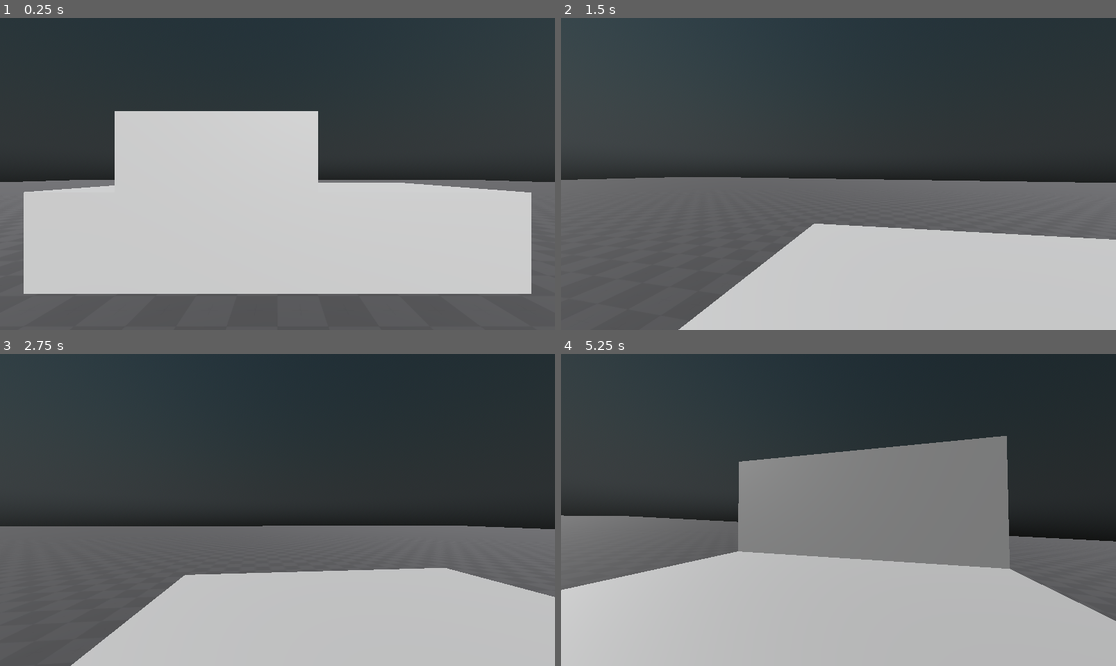
Above: before the commit, frames 1-4 (two rows, left to right).
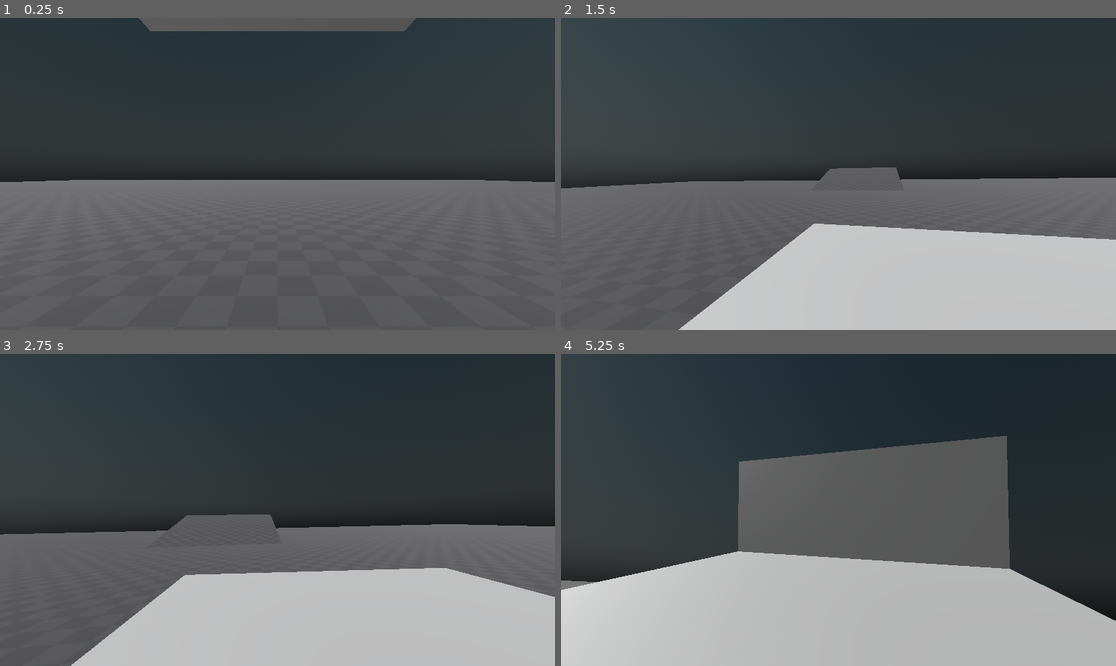
Above: after the commit, the same moments.

Repository: FroggLeo/driving-game
Game: Godot game, scene res://world.tscn
Two runs of this game, one before a commit and one after it. Both use one fixed random seed, a clock stepped at 60 frames per second and the inputs below.
Inputs (mouse positions are in pixels of both pictures, inside the frame that each line leads up to):
- Up to frame 1 (0.25 s): no input
- Up to frame 2 (1.5 s): tap Enter at 0.5 s; move the mouse to (866, 174) at 0.52 s; hold Shift (crouch) 0.53-1.28 s; hold W (move_forward) from 0.53 s (still down); move the mouse to (810, 174) at 1.27 s; tap E (interact) at 1.35 s
- Up to frame 3 (2.75 s): keep holding W (move_forward); move the mouse to (288, 503) at 2.02 s; hold Right mouse button (move_camera) from 2.03 s (still down)
- Up to frame 4 (5.25 s): move the mouse to (832, 516) at 2.77 s; release Right mouse button (move_camera) at 2.78 s; tap one key every 0.75 s from 2.85 s: Ctrl (sprint) Mouse wheel up (zoom_in) Mouse wheel down (zoom_out) Alt; move the mouse to (877, 513) at 3.52 s; move the mouse to (794, 506) at 4.27 s; move the mouse to (866, 510) at 5.02 s; release W (move_forward) at 5.03 s; hold Space (brake) from 5.03 s (still down)

The runs differ from the first frame. In frame 1, 42% of the frame differs, in the area x 4-96%, y 0-89%; in frame 2, 1.5%; in frame 3, 1.4%; in frame 4, 27%.

Commit message:
fix suspensions wobbling

Diff:
--- a/godot_project/car/car.gd
+++ b/godot_project/car/car.gd
@@ -41,12 +41,12 @@
 
 ## radius of the wheel in meters
 @export var wheel_radius: float = 0.33
-@export var suspension_rest: float = 0.35
-## spring constant, in newtons/meter
-@export var suspension_k: float = 100000.0
+@export var suspension_rest: float = 0.75
+## spring constant per wheel, in newtons/meter
+@export var suspension_k: float = 30000.0
 ## damping of the suspension, shock absorbers
 ## in newton-seconds / meter
-@export var suspension_b: float = 5000.0
+@export var suspension_b: float = 3000.0
 ## maximum steer angle of the car
 @export var steer_angle_max_deg: float = 30.0
 
@@ -76,6 +76,12 @@
 func _ready():
 	self.mass = car_mass
 	riders.resize(seat_mkrs.size())
+	var raycast_length := -(wheel_radius + suspension_rest + 0.1)
+	print("raycast length: ", raycast_length)
+	w_fl.target_position = Vector3(0, -(wheel_radius + suspension_rest + 0.1), 0)
+	w_fr.target_position = Vector3(0, -(wheel_radius + suspension_rest + 0.1), 0)
+	w_rl.target_position = Vector3(0, -(wheel_radius + suspension_rest + 0.1), 0)
+	w_rr.target_position = Vector3(0, -(wheel_radius + suspension_rest + 0.1), 0)
 	enter_area.body_entered.connect(_body_entered)
 	enter_area.body_exited.connect(_body_exited)
 
@@ -111,9 +117,12 @@
 	w_rr.force_raycast_update()
 
 	# TEMP: prove contact
-	if Engine.get_physics_frames() % 10 == 0:
-		print("FL:", w_fl.is_colliding(), " FR:", w_fr.is_colliding(),
-			  " RL:", w_rl.is_colliding(), " RR:", w_rr.is_colliding())
+	#if Engine.get_physics_frames() % 10 == 0:
+	#	print("FL:", w_fl.is_colliding(), " FR:", w_fr.is_colliding(),
+	#		  " RL:", w_rl.is_colliding(), " RR:", w_rr.is_colliding())
+	if w_fl.is_colliding():
+		var dist = w_fl.global_transform.origin.distance_to(w_fl.get_collision_point())
+		print("FL dist:", dist)
 
 	# THROTTLE STUFF
 
@@ -135,7 +144,7 @@
 
 	# coasting force, no pedals down
 	var engine_force: float = 0.0
-	if abs(drive_input) <= deadzone and abs(v_forward) > 0.01 and riders[0] != null:
+	if (abs(drive_input) <= deadzone or riders[0] != null) and abs(v_forward) > 0.01:
 		engine_force = -engine_brake_force_max * s / (s + engine_brake_fade_speed) * sign(v_forward)
 
 	# rolling resistance and aerodynamic drag
@@ -179,7 +188,7 @@
 
 	# how much the spring is compressed
 	var x := suspension_rest - dist
-
+	x = max(0.0, x)
 	# the vector from the center of mass to the point of contact
 	# or also the distance from reference point to target point
 	var radius := point - global_transform.origin
--- a/godot_project/car/car.tscn
+++ b/godot_project/car/car.tscn
@@ -16,6 +16,13 @@
 
 [sub_resource type="BoxShape3D" id="BoxShape3D_2gitb"]
 size = Vector3(1, 1.8, 2)
+
+[sub_resource type="StandardMaterial3D" id="StandardMaterial3D_2gitb"]
+albedo_color = Color(0, 0, 0, 1)
+
+[sub_resource type="CylinderMesh" id="CylinderMesh_dxy33"]
+material = SubResource("StandardMaterial3D_2gitb")
+height = 0.22
 
 [node name="car" type="RigidBody3D"]
 physics_material_override = SubResource("PhysicsMaterial_2gitb")
@@ -61,13 +68,17 @@
 [node name="wheels" type="Node3D" parent="."]
 
 [node name="fl" type="RayCast3D" parent="wheels"]
-transform = Transform3D(1, 0, 0, 0, 1, 0, 0, 0, 1, -1, 1.4901161e-08, -1.5)
+transform = Transform3D(1, 0, 0, 0, 1, 0, 0, 0, 1, -0.9, 0.1, -1.8)
+
+[node name="MeshInstance3D" type="MeshInstance3D" parent="wheels/fl"]
+transform = Transform3D(-4.371139e-08, -1, 0, 1, -4.371139e-08, 0, 0, 0, 1, 0, 0, 0)
+mesh = SubResource("CylinderMesh_dxy33")
 
 [node name="fr" type="RayCast3D" parent="wheels"]
-transform = Transform3D(1, 0, 0, 0, 1, 0, 0, 0, 1, 1.1, 1.4901161e-08, -1.5)
+transform = Transform3D(1, 0, 0, 0, 1, 0, 0, 0, 1, 0.7, 0.1, -1.8)
 
 [node name="rl" type="RayCast3D" parent="wheels"]
-transform = Transform3D(1, 0, 0, 0, 1, 0, 0, 0, 1, -1, 1.4901161e-08, 1.5)
+transform = Transform3D(1, 0, 0, 0, 1, 0, 0, 0, 1, -0.7, 0.1, 1.5)
 
 [node name="rr" type="RayCast3D" parent="wheels"]
-transform = Transform3D(1, 0, 0, 0, 1, 0, 0, 0, 1, 1, 1.4901161e-08, 1.5)
+transform = Transform3D(1, 0, 0, 0, 1, 0, 0, 0, 1, 0.7, 0.1, 1.5)
--- a/godot_project/world.tscn
+++ b/godot_project/world.tscn
@@ -18,10 +18,16 @@
 [sub_resource type="BoxShape3D" id="BoxShape3D_fj7yv"]
 size = Vector3(100, 1, 100)
 
+[sub_resource type="BoxMesh" id="BoxMesh_aqk2v"]
+size = Vector3(10, 1, 10)
+
+[sub_resource type="BoxShape3D" id="BoxShape3D_036b0"]
+size = Vector3(10, 1, 10)
+
 [node name="World" type="Node3D"]
 
-[node name="CharacterBody3D2" parent="." instance=ExtResource("1_aqk2v")]
-transform = Transform3D(1, 0, 0, 0, 1, 0, 0, 0, 1, 3, 0.09195328, 0)
+[node name="car" parent="." instance=ExtResource("1_aqk2v")]
+transform = Transform3D(1, 0, 0, 0, 1, 0, 0, 0, 1, 3, 4.0919533, 0)
 
 [node name="sky" parent="." instance=ExtResource("3_tlwt5")]
 day_length = 120.0
@@ -44,5 +50,33 @@
 transform = Transform3D(1, 0, 0, 0, 1, 0, 0, 0, 1, 0, -2, 0)
 shape = SubResource("BoxShape3D_fj7yv")
 
-[node name="CharacterBody3D" parent="." instance=ExtResource("1_f3sb7")]
+[node name="floor2" type="StaticBody3D" parent="."]
+transform = Transform3D(-4.371139e-08, 0, -1, 0, 1, 0, 1, 0, -4.371139e-08, 0, 1.2, 17)
+physics_material_override = SubResource("PhysicsMaterial_gv5m4")
+
+[node name="MeshInstance3D" type="MeshInstance3D" parent="floor2"]
+transform = Transform3D(1, 0, 0, 0, 1, 0, 0, 0, 1, 0, -2, 0)
+mesh = SubResource("BoxMesh_aqk2v")
+skeleton = NodePath("../..")
+surface_material_override/0 = SubResource("StandardMaterial3D_f3sb7")
+
+[node name="CollisionShape3D" type="CollisionShape3D" parent="floor2"]
+transform = Transform3D(1, 0, 0, 0, 1, 0, 0, 0, 1, 0, -2, 0)
+shape = SubResource("BoxShape3D_036b0")
+
+[node name="floor3" type="StaticBody3D" parent="."]
+transform = Transform3D(-4.371139e-08, 0, -1, -0.25881904, 0.9659258, 1.131334e-08, 0.9659258, 0.25881904, -4.222196e-08, 0, 2.2, -27)
+physics_material_override = SubResource("PhysicsMaterial_gv5m4")
+
+[node name="MeshInstance3D" type="MeshInstance3D" parent="floor3"]
+transform = Transform3D(1, 0, 0, 0, 1, 0, 0, 0, 1, 0, -2, 0)
+mesh = SubResource("BoxMesh_aqk2v")
+skeleton = NodePath("../..")
+surface_material_override/0 = SubResource("StandardMaterial3D_f3sb7")
+
+[node name="CollisionShape3D" type="CollisionShape3D" parent="floor3"]
+transform = Transform3D(1, 0, 0, 0, 1, 0, 0, 0, 1, 0, -2, 0)
+shape = SubResource("BoxShape3D_036b0")
+
+[node name="player" parent="." instance=ExtResource("1_f3sb7")]
 transform = Transform3D(-4.371139e-08, 0, -1, 0, 1, 0, 1, 0, -4.371139e-08, 0, -0.5, 0)
Not shown: 1 places in godot_project/car/car.tscn that only renumber resources
Not shown: 1 places in godot_project/world.tscn that only renumber resources
